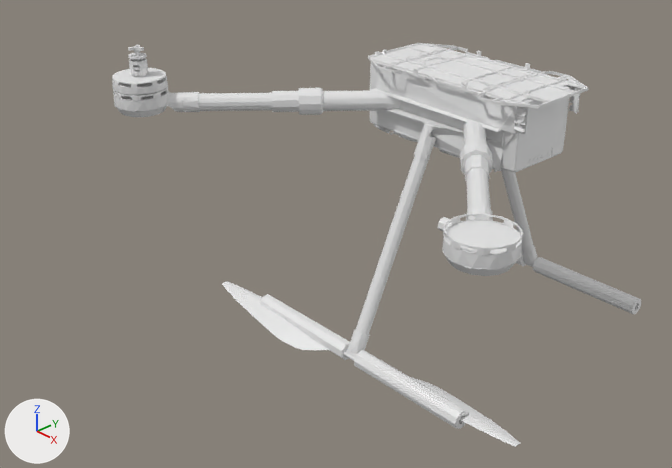
Before and after pictures for a commit that changed the Blender file models/mrs_robots_description/meshes/t_drones/m690b/m690.blend.
Before and after are seen from a camera (50 mm lens) standing at (0.644, -0.782, 0.338) and looking at (-0.096, -0.1, -0.164). The axes (+X, +Y, +Z) are drawn at lower left. The lights are the same throughout.

The first picture shows 'T Drone M690B Arm', 'T Drone M690B Arm.001', 'T Drone M690B Battery', 'T Drone M690B Central Body', 'T Drone M690B Legs', 'T Drone M690B Motor Top Part', 'T Drone M690B Propeller'.
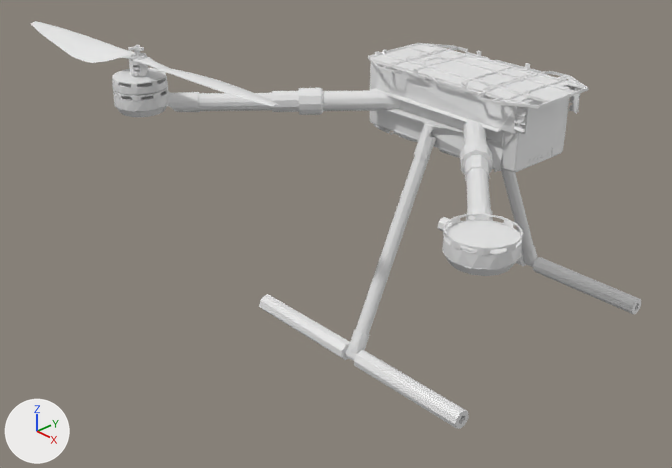
Pixel boxes (x1, y1, x2, y2) of what changed, in the pictures (672 x 468 px):
```json
{"object": "T Drone M690B Propeller", "change": "moved", "before": [222, 281, 520, 447], "after": [31, 21, 279, 107]}
```

Scene script edits in JSON lines:
```json
{"op": "set", "path": "ob_t_drone_m690b_propeller.location", "old": "(0.0, -0.165, -0.258)", "new": "(-0.245, -0.26, 0.052)"}
```
